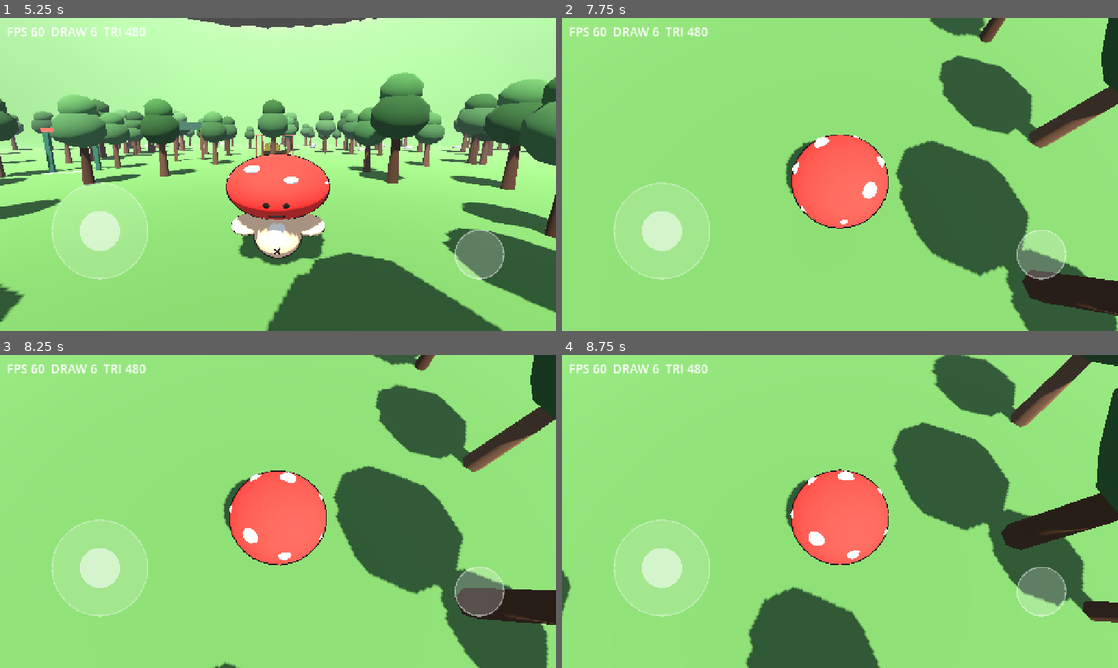
Above: before the commit, frames 1-4 (two rows, left to right).
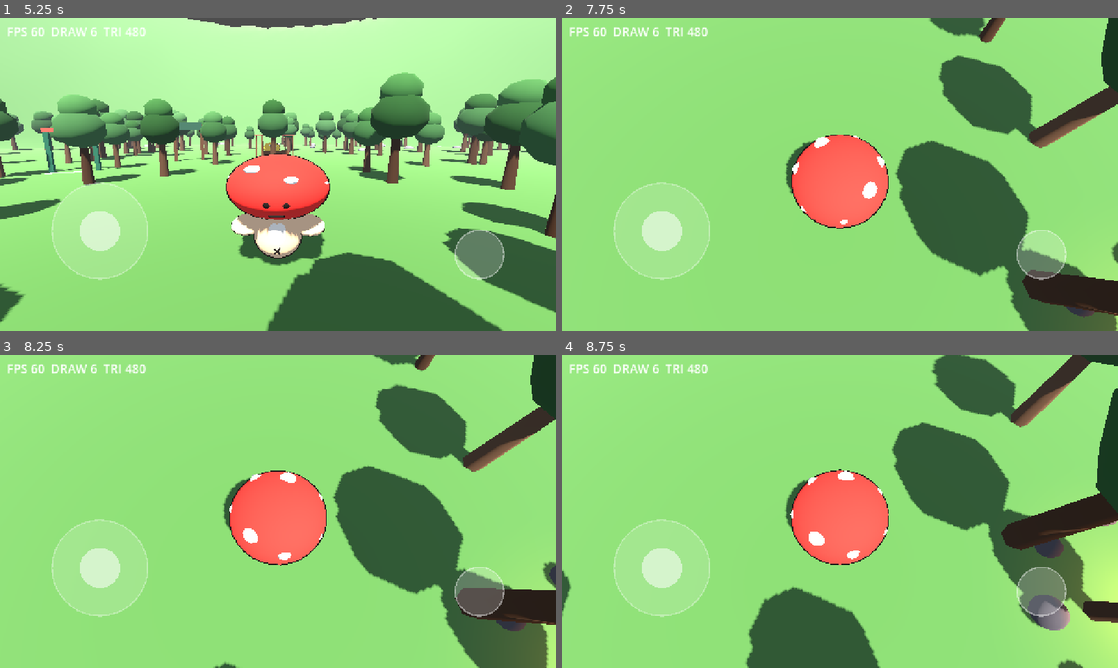
Above: after the commit, the same moments.

Repository: tuzkimo/fungi-party
Game: Godot game, scene res://game/main.tscn
Same seed, same stepped clock (60 frames per second), same inputs: the game is played once before the commit and once after it.
Inputs (mouse positions are in pixels of both pictures, inside the frame that each line leads up to):
- Up to frame 1 (5.25 s): move the mouse to (400, 158) at 0.52 s; hold D (move_right) 0.53-1.25 s; hold Ctrl (orbit) 0.53-1.25 s; click (400, 158) at 0.67 s; tap Space (jump) at 0.77, 3.77 s; drag from (166, 190) to (250, 237) at 1.27 s; move the mouse to (333, 105) at 2.02 s; hold D (move_right) 2.03-2.75 s; hold Ctrl (orbit) 2.03-2.75 s; click (333, 105) at 2.17 s; drag from (250, 237) to (111, 127) at 2.77 s; move the mouse to (444, 221) at 3.52 s; hold A (move_left) 3.53-4.25 s; hold Ctrl (orbit) 3.53-4.25 s; click (444, 221) at 3.67 s; drag from (111, 127) to (194, 96) at 4.27 s; move the mouse to (305, 174) at 5.02 s; hold S (move_back) from 5.03 s (still down); hold Ctrl (orbit) from 5.03 s (still down); click (305, 174) at 5.17 s
- Up to frame 2 (7.75 s): release S (move_back) at 5.75 s; release Ctrl (orbit) at 5.75 s; drag from (756, 96) to (728, 190) at 5.77 s; move the mouse to (962, 158) at 6.52 s; hold W (move_forward) 6.53-7.25 s; hold Ctrl (orbit) 6.53-7.25 s; click (962, 158) at 6.67 s; tap Space (jump) at 6.77 s; drag from (728, 190) to (812, 237) at 7.27 s
- Up to frame 3 (8.25 s): move the mouse to (333, 442) at 8.02 s; hold S (move_back) from 8.03 s (still down); hold Ctrl (orbit) from 8.03 s (still down); click (333, 442) at 8.17 s
- Up to frame 4 (8.75 s): keep holding S (move_back); keep holding Ctrl (orbit)

Frame 1 is identical in both runs. In frame 2, 0.3% of the frame differs, in the area x 90-100%, y 71-100%; in frame 3, 0.9%; in frame 4, 3.7%, in the area x 82-100%, y 52-100%.

Commit message:
传炸弹：森林蘑菇圈 POI 与入口面板

Diff:
--- a/game/main.tscn
+++ b/game/main.tscn
@@ -7,6 +7,7 @@
 [ext_resource type="Script" path="res://game/ui/door_panel.gd" id="5_door"]
 [ext_resource type="Script" path="res://game/ui/race_panel.gd" id="6_race"]
 [ext_resource type="Script" path="res://game/main.gd" id="7_main"]
+[ext_resource type="Script" path="res://game/ui/bomb_panel.gd" id="8_bomb"]
 
 [node name="Main" type="Node3D"]
 script = ExtResource("7_main")
@@ -26,3 +27,6 @@
 
 [node name="RacePanel" type="CanvasLayer" parent="."]
 script = ExtResource("6_race")
+
+[node name="BombPanel" type="CanvasLayer" parent="."]
+script = ExtResource("8_bomb")
--- a/game/systems/sfx.gd
+++ b/game/systems/sfx.gd
@@ -25,6 +25,14 @@
 
 func _ready() -> void:
 	_ensure()
+
+
+## 强制退出时还挂着播放中的流，会留下 AudioStream 泄漏告警。
+func _exit_tree() -> void:
+	if _fizz != null:
+		_fizz.stop()
+	if _oneshot != null:
+		_oneshot.stop()
 
 
 ## 滴答只在 danger > 0（进入冒白星档附近）之后才响，越危险越急。
--- /dev/null
+++ b/game/ui/bomb_panel.gd
@@ -0,0 +1,70 @@
+class_name BombPanel
+extends CanvasLayer
+
+## 走进蘑菇圈才出现的浮层：讲清玩法，点「开始游戏」才进炸弹场景。
+## 每帧惰性找 bomb_ring：场景往返后旧引用都会失效。
+
+var _root: Control
+
+
+func _ready() -> void:
+	var root := Control.new()
+	root.name = "Root"
+	root.set_anchors_preset(Control.PRESET_FULL_RECT)
+	root.mouse_filter = Control.MOUSE_FILTER_IGNORE
+	root.theme = UIStyle.theme()
+	add_child(root)
+
+	var dim := ColorRect.new()
+	dim.name = "Dim"
+	dim.color = Color(0.03, 0.03, 0.04, 0.55)
+	dim.set_anchors_preset(Control.PRESET_FULL_RECT)
+	dim.mouse_filter = Control.MOUSE_FILTER_IGNORE
+	root.add_child(dim)
+
+	var center := CenterContainer.new()
+	center.name = "Center"
+	center.set_anchors_preset(Control.PRESET_FULL_RECT)
+	center.mouse_filter = Control.MOUSE_FILTER_IGNORE
+	root.add_child(center)
+
+	var panel := PanelContainer.new()
+	panel.name = "Panel"
+	panel.custom_minimum_size = Vector2(820.0, 0.0)
+	panel.add_theme_stylebox_override("panel", UIStyle.panel())
+	center.add_child(panel)
+	_root = root
+
+	var box := VBoxContainer.new()
+	box.add_theme_constant_override("separation", 14)
+	panel.add_child(box)
+
+	var title := Label.new()
+	title.text = "烫手炸弹"
+	title.horizontal_alignment = HORIZONTAL_ALIGNMENT_CENTER
+	title.add_theme_font_size_override("font_size", 38)
+	box.add_child(title)
+
+	var rules := Label.new()
+	rules.text = "炸弹烧完谁拿着谁死，看不见引信，只看火花\n拿在手上可以往左或往右扔，空中就炸算扔的人死\n四个菌子，最后活下来的赢"
+	rules.horizontal_alignment = HORIZONTAL_ALIGNMENT_CENTER
+	box.add_child(rules)
+
+	var start := Button.new()
+	start.text = "开始游戏"
+	start.custom_minimum_size = Vector2(240.0, 64.0)
+	start.size_flags_horizontal = Control.SIZE_SHRINK_CENTER
+	start.pressed.connect(_on_start)
+	UIStyle.style_button(start)
+	box.add_child(start)
+
+	root.visible = false
+
+
+func _process(_delta: float) -> void:
+	var ring := get_tree().get_first_node_in_group("bomb_ring") as BombRing
+	_root.visible = ring != null and ring.player_inside
+
+
+func _on_start() -> void:
+	get_tree().change_scene_to_file(Config.BOMB_PATH)
--- /dev/null
+++ b/game/world/bomb_ring.gd
@@ -0,0 +1,118 @@
+class_name BombRing
+extends Node3D
+
+## 森林里的蘑菇圈：一圈石头 + 中间小火堆。只回答「玩家在不在圈里」，
+## BombPanel 每帧来问（场景往返后旧引用会失效，所以不缓存）。写法与 StartGate 一致。
+
+const STONE_COUNT := 10
+const STONE_RING := 2.4
+const STONE_MIN := 0.22
+const STONE_MAX := 0.38
+const STONE_COLOR := Color(0.28, 0.27, 0.30)
+const LOG_COLOR := Color(0.20, 0.14, 0.10)
+const FLAME_COLOR := Color(1.0, 0.58, 0.20)
+const FIRE_HEIGHT := 0.45
+
+var player_inside := false
+
+var _area: Area3D
+var _rng := RandomNumberGenerator.new()
+
+
+func _ready() -> void:
+	add_to_group("bomb_ring")
+	_rng.seed = 1018
+	_build_stones()
+	_build_fire()
+
+	_area = Area3D.new()
+	_area.name = "Trigger"
+	_area.position = Vector3(0.0, 1.0, 0.0)
+	var shape := CollisionShape3D.new()
+	var box := BoxShape3D.new()
+	box.size = Vector3(3.2, 2.0, 3.2)
+	shape.shape = box
+	_area.add_child(shape)
+	add_child(_area)
+
+
+func _physics_process(_delta: float) -> void:
+	player_inside = false
+	for body in _area.get_overlapping_bodies():
+		if body is Player:
+			player_inside = true
+			break
+
+
+func _build_stones() -> void:
+	var mesh := SphereMesh.new()
+	mesh.radius = 1.0
+	mesh.height = 2.0
+	mesh.radial_segments = 12
+	mesh.rings = 6
+	var multi := MultiMesh.new()
+	multi.transform_format = MultiMesh.TRANSFORM_3D
+	multi.mesh = mesh
+	multi.instance_count = STONE_COUNT
+	for i in STONE_COUNT:
+		var angle := TAU * float(i) / float(STONE_COUNT) + _rng.randf_range(-0.1, 0.1)
+		var radius := STONE_RING + _rng.randf_range(-0.14, 0.14)
+		var size := _rng.randf_range(STONE_MIN, STONE_MAX)
+		var basis := Basis.IDENTITY.scaled(Vector3(size, size * 0.8, size))
+		basis = basis.rotated(Vector3.UP, _rng.randf_range(0.0, TAU))
+		multi.set_instance_transform(
+			i, Transform3D(basis, Vector3(cos(angle) * radius, size * 0.6, sin(angle) * radius))
+		)
+	var stones := MultiMeshInstance3D.new()
+	stones.name = "Stones"
+	stones.multimesh = multi
+	var stone_mat := StandardMaterial3D.new()
+	stone_mat.albedo_color = STONE_COLOR
+	stone_mat.roughness = 0.9
+	stones.material_override = stone_mat
+	add_child(stones)
+
+
+func _build_fire() -> void:
+	var log_mesh := CylinderMesh.new()
+	log_mesh.top_radius = 0.06
+	log_mesh.bottom_radius = 0.08
+	log_mesh.height = 0.6
+	log_mesh.radial_segments = 8
+	var log_mat := StandardMaterial3D.new()
+	log_mat.albedo_color = LOG_COLOR
+	log_mat.roughness = 0.95
+	for i in 3:
+		var log := MeshInstance3D.new()
+		log.name = "Log%d" % i
+		log.mesh = log_mesh
+		log.material_override = log_mat
+		log.rotation_degrees = Vector3(78.0, 60.0 * float(i), 0.0)
+		log.position = Vector3(0.0, 0.1, 0.0)
+		add_child(log)
+
+	var flame := MeshInstance3D.new()
+	flame.name = "Flame"
+	var flame_mesh := SphereMesh.new()
+	flame_mesh.radius = 0.24
+	flame_mesh.height = 0.58
+	flame_mesh.radial_segments = 12
+	flame_mesh.rings = 6
+	flame.mesh = flame_mesh
+	var flame_mat := StandardMaterial3D.new()
+	flame_mat.albedo_color = FLAME_COLOR
+	flame_mat.emission_enabled = true
+	flame_mat.emission = FLAME_COLOR
+	flame_mat.emission_energy_multiplier = 1.4
+	flame_mat.shading_mode = BaseMaterial3D.SHADING_MODE_UNSHADED
+	flame.material_override = flame_mat
+	flame.position = Vector3(0.0, FIRE_HEIGHT, 0.0)
+	add_child(flame)
+
+	var light := OmniLight3D.new()
+	light.name = "FireLight"
+	light.light_color = FLAME_COLOR
+	light.light_energy = 1.2
+	light.omni_range = 4.0
+	light.position = Vector3(0.0, FIRE_HEIGHT + 0.4, 0.0)
+	add_child(light)
--- a/game/world/forest.tscn
+++ b/game/world/forest.tscn
@@ -7,6 +7,7 @@
 [ext_resource type="Script" path="res://game/world/stall.gd" id="5_stall"]
 [ext_resource type="Script" path="res://game/world/door.gd" id="6_door"]
 [ext_resource type="Script" path="res://game/world/start_gate.gd" id="7_gate"]
+[ext_resource type="Script" path="res://game/world/bomb_ring.gd" id="8_bomb"]
 
 [sub_resource type="ProceduralSkyMaterial" id="Sky_1"]
 sky_top_color = Color(0.33, 0.5, 0.78, 1)
@@ -57,6 +58,10 @@
 position = Vector3(-7, 0, -11)
 script = ExtResource("7_gate")
 
+[node name="BombRing" type="Node3D" parent="."]
+position = Vector3(0, 0, 11)
+script = ExtResource("8_bomb")
+
 [node name="DayNight" type="Node" parent="."]
 script = ExtResource("4_day")
 sun_path = NodePath("../Sun")
Not shown: 1 places in game/main.tscn that only renumber resources
Not shown, added: game/ui/bomb_panel.gd.uid
Not shown, added: game/world/bomb_ring.gd.uid
Not shown: 1 places in game/world/forest.tscn that only renumber resources
